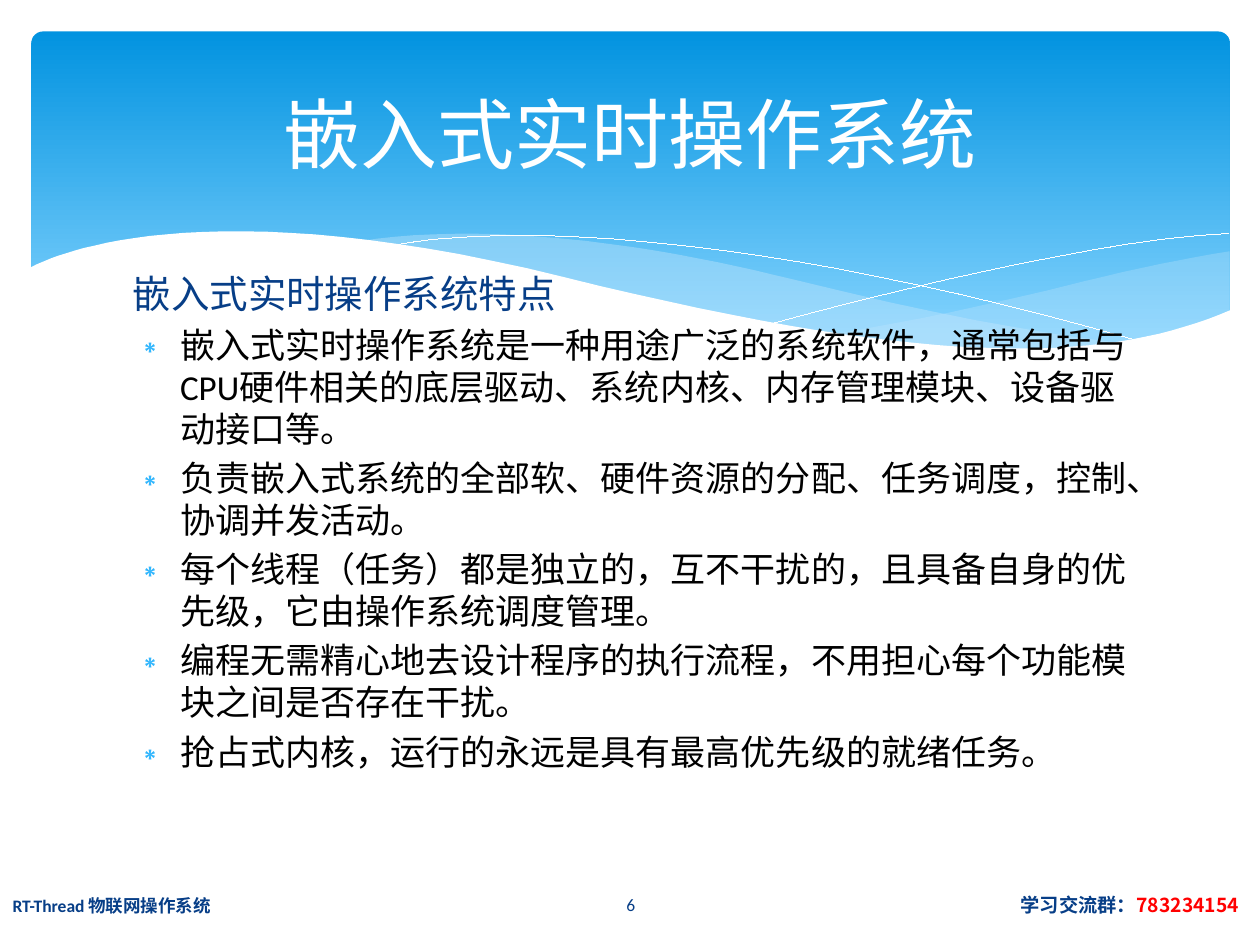
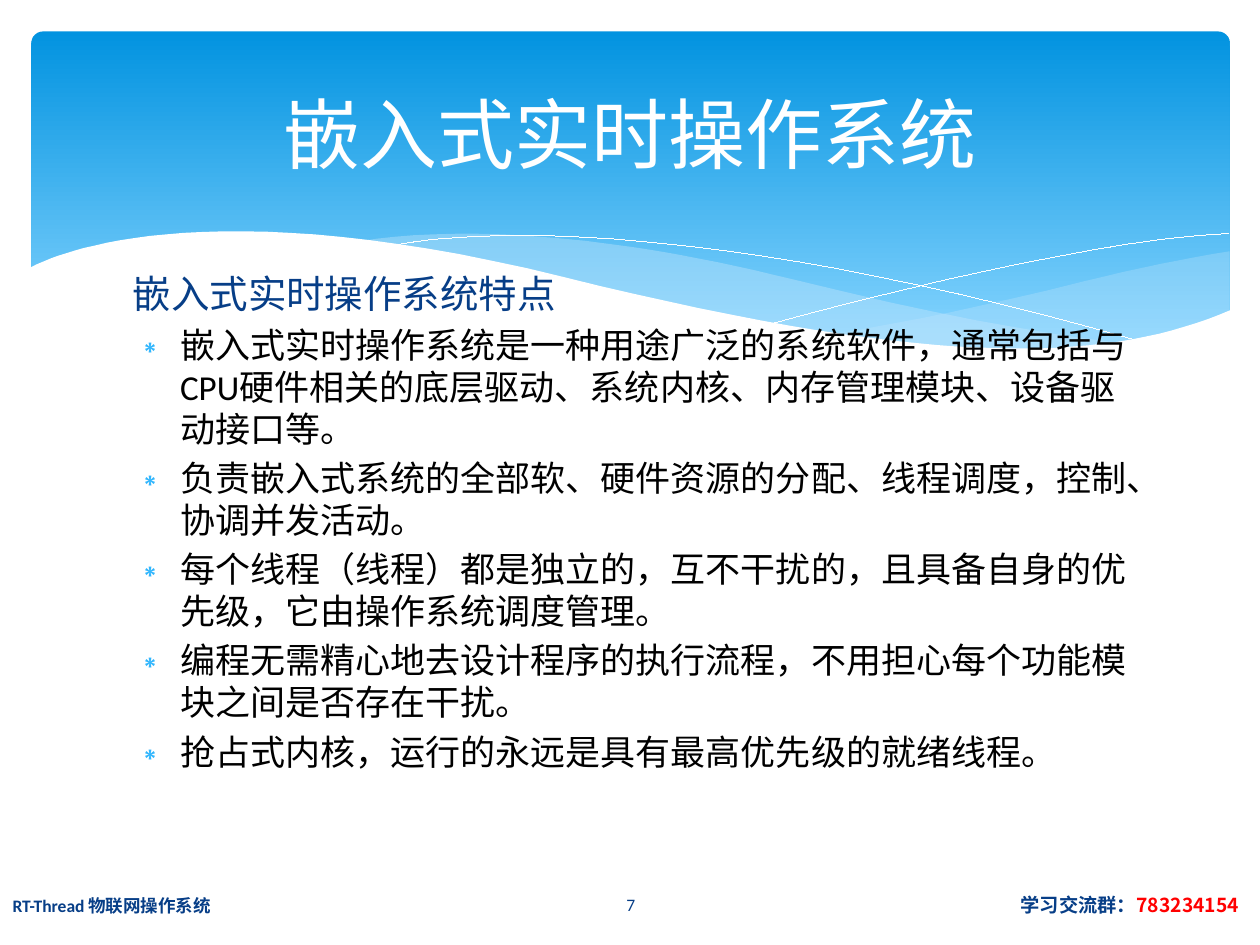
Before and after one commit to jiejieTop/RT_Thread_PPT, a slide deck: slide 7 of PPT/rt-thread.pptx (slide 6 before the commit). Drawn at 1260x945 pixels with LibreOffice and Linux fonts; fonts in the diff are those of the drawing. Boxes give left, top, right and bottom in pixels: in the first picture for what was removed or moved away, otherwise in the second. Text is boxed around its words. In the diff, an @@ line names an element or a change of style, - is before the commit and + after.

```diff
--- a/PPT/rt-thread.pptx
+++ b/PPT/rt-thread.pptx
@@ text at [180, 461, 1162, 628]: text changed @@
-  ∗ 负责嵌入式系统的全部软、硬件资源的分配、任务调度，控制、协调并发活动。
-  ∗ 每个线程（任务）都是独立的，互不干扰的，且具备自身的优先级，它由操作系统调度管理。
+  ∗ 负责嵌入式系统的全部软、硬件资源的分配、线程调度，控制、协调并发活动。
+  ∗ 每个线程（线程）都是独立的，互不干扰的，且具备自身的优先级，它由操作系统调度管理。
@@ text at [180, 735, 1056, 769]: text changed @@
-  ∗ 抢占式内核，运行的永远是具有最高优先级的就绪任务。
+  ∗ 抢占式内核，运行的永远是具有最高优先级的就绪线程。
@@ page number at [626, 899, 635, 911]: text changed @@
-6
+7
```
Also in this commit, not shown: 2 other slides changed, 3 slides added, 3 other files.
